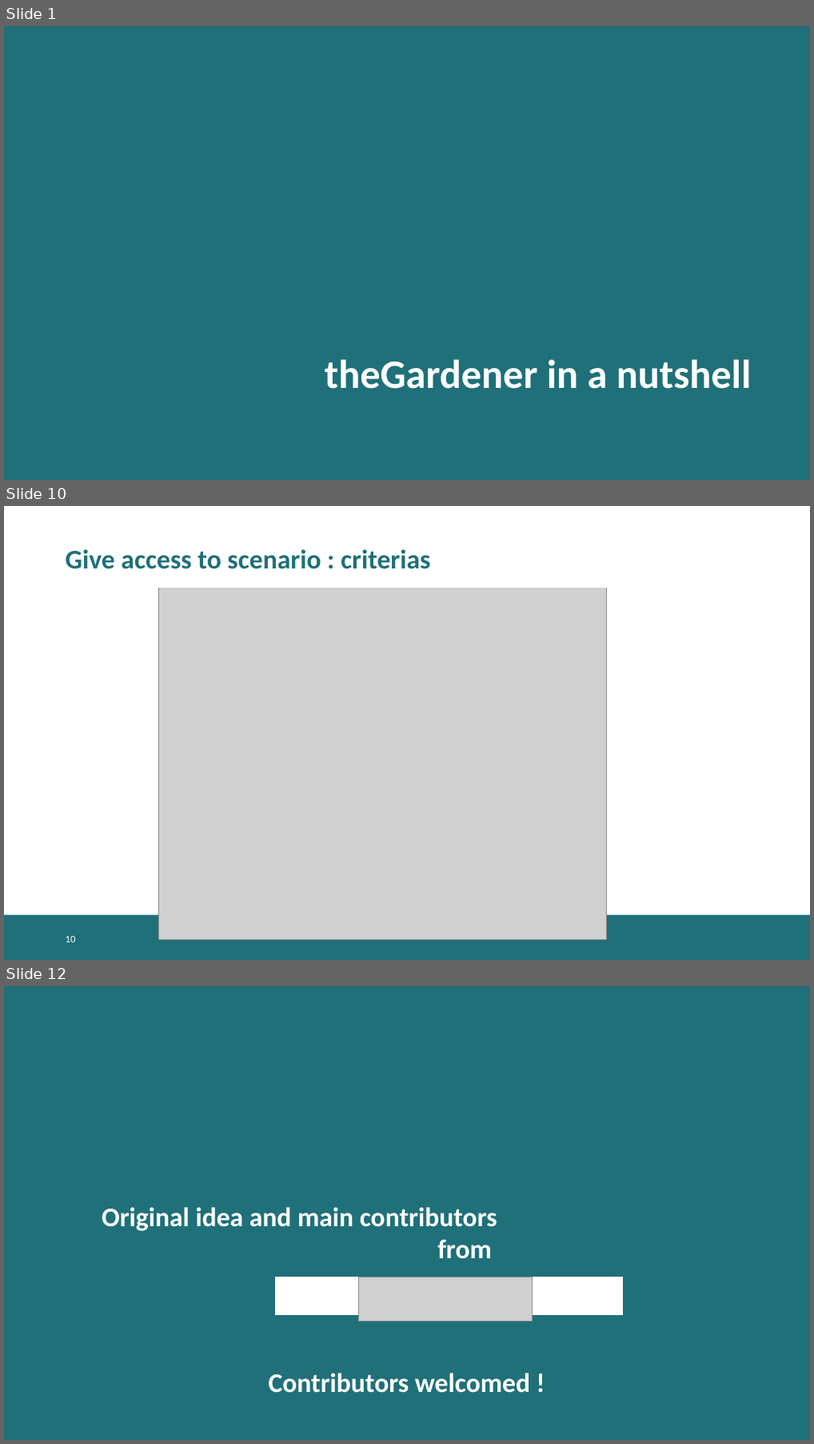
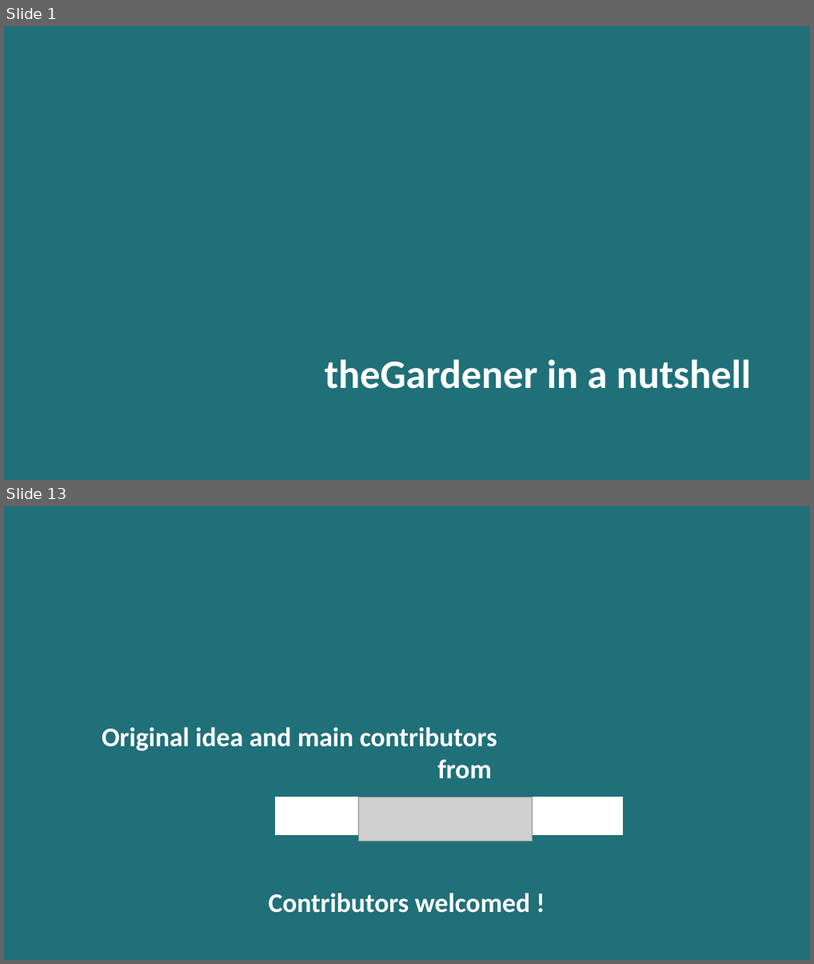
Before and after one commit to KelkooGroup/theGardener, a slide deck: doc/BDD_TheGardener_in_a_nutshell.pptx. Shown one above the other, each under a label of ours: slides 1, 10 and 12 before the commit, slides 1 and 13 after it; the slides between them are not shown. The pictures are 814x1444 and 814x964 pixels, drawn with LibreOffice and Linux fonts; fonts in the diff are those of the drawing; grey boxes stand for pictures; background and template pictures are left out. Boxes give left, top, right and bottom in pixels: in the first picture for what was removed or moved away, otherwise in the second. Text is boxed around its words. In the diff, an @@ line names an element or a change of style, - is before the commit and + after.

```diff
--- a/doc/BDD_TheGardener_in_a_nutshell.pptx
+++ b/doc/BDD_TheGardener_in_a_nutshell.pptx
@@ slide 10 removed at box(4, 506, 810, 960), background #FFFFFF; not listed: 1 template element that a slide beside it also shows @@
@@ rectangle removed at box(109, 520, 675, 587) @@
@@ text removed at box(66, 549, 430, 569) @@
-Give access to scenario : criterias
@@ picture removed at box(159, 561, 607, 939) @@
@@ page number removed at box(66, 936, 76, 942) @@
-10
@@ what was slide 12 is now slide 13 @@
```
Also in this commit, not shown: 8 slides changed, 3 slides added, 1 other slide removed, 2 other files.
